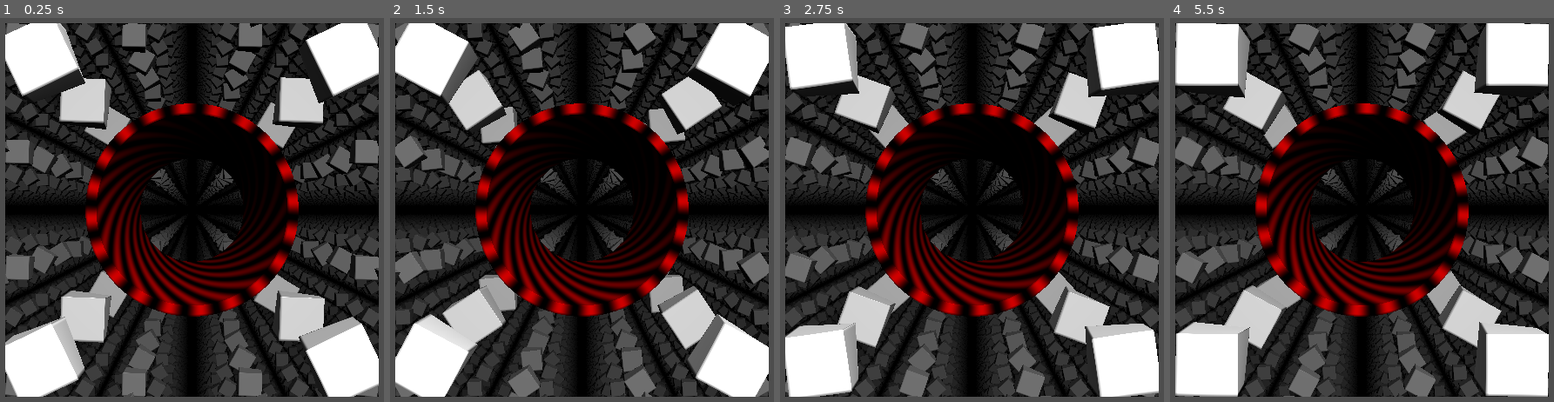
Above: before the commit, frames 1-4 (left to right).
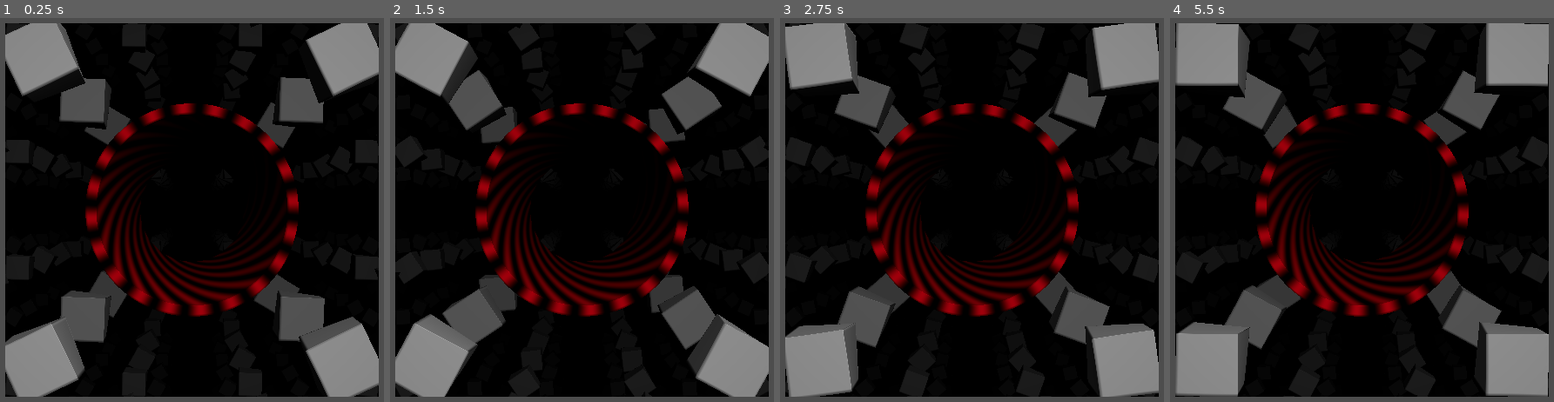
Above: after the commit, the same moments.

Repository: liggxibbler/godot_relativity
Game: Godot game, scene res://first.tscn
Same seed, same stepped clock (60 frames per second), same inputs: the game is played once before the commit and once after it.
Inputs:
- Up to frame 1 (0.25 s): no input
- Up to frame 2 (1.5 s): no input
- Up to frame 3 (2.75 s): no input
- Up to frame 4 (5.5 s): no input

The runs differ from the first frame. In frame 1, 54% of the frame differs, in the area x 1-99%, y 1-99%; in frame 2, 55%; in frame 3, 55%; in frame 4, 55%.

Commit message:
Added dutch camera controls, redefined SlowDown input, made faraway things darker.

Diff:
--- a/first.tscn
+++ b/first.tscn
@@ -22,6 +22,7 @@
 [node name="Node3D" type="Node3D"]
 
 [node name="MeshInstance3D" type="MeshInstance3D" parent="."]
+gi_mode = 0
 mesh = SubResource("QuadMesh_gofnk")
 script = ExtResource("2_su37p")
 
--- a/project.godot
+++ b/project.godot
@@ -19,7 +19,8 @@
 
 SlowDown={
 "deadzone": 0.5,
-"events": []
+"events": [Object(InputEventJoypadButton,"resource_local_to_scene":false,"resource_name":"","device":-1,"button_index":0,"pressure":0.0,"pressed":true,"script":null)
+]
 }
 LookRight={
 "deadzone": 0.5,
@@ -71,3 +72,13 @@
 "events": [Object(InputEventJoypadMotion,"resource_local_to_scene":false,"resource_name":"","device":-1,"axis":4,"axis_value":1.0,"script":null)
 ]
 }
+DutchRight={
+"deadzone": 0.5,
+"events": [Object(InputEventJoypadButton,"resource_local_to_scene":false,"resource_name":"","device":-1,"button_index":10,"pressure":0.0,"pressed":true,"script":null)
+]
+}
+DutchLeft={
+"deadzone": 0.5,
+"events": [Object(InputEventJoypadButton,"resource_local_to_scene":false,"resource_name":"","device":-1,"button_index":9,"pressure":0.0,"pressed":true,"script":null)
+]
+}
--- a/relativity.gd
+++ b/relativity.gd
@@ -11,6 +11,8 @@
 var viewForward = Vector3(1,0,0)
 var viewUp = Vector3(0,1,0)
 var viewRight = Vector3(0,0,1)
+
+var maxBoostSize = .5
 
 var lookSpeed = 1.0
 
@@ -105,6 +107,7 @@
 	var boostLeftRight = Input.get_axis("BoostLeft", "BoostRight")
 	var boostUpDown = Input.get_axis("BoostDown", "BoostUp")
 	var boostVector = boostBackForward * viewForward + boostLeftRight * viewRight +	boostUpDown * viewUp
+	boostVector *= maxBoostSize
 
 	handle_physics(
 		delta_scaled,
@@ -114,23 +117,30 @@
 
 	viewForward += delta * lookSpeed * Input.get_axis("LookLeft", "LookRight") * viewRight
 	viewForward += delta * lookSpeed * Input.get_axis("LookDown", "LookUp") * viewUp
+
 	viewForward = viewForward.normalized()
 
 	viewUp = viewRight.cross(viewForward)
 	viewUp = viewUp.normalized()
 	viewRight = viewForward.cross(viewUp)
 
+	var dutchAmount = delta * lookSpeed * Input.get_axis("DutchLeft", "DutchRight")
+	var newRight = cos(dutchAmount) * viewRight - sin(dutchAmount) * viewUp
+	var newUp = sin(dutchAmount) * viewRight + cos(dutchAmount) * viewUp
+	viewRight = newRight
+	viewUp = newUp
+
 	update_shader_values()
 
 func slow_down(delta : float):
 	if time_scale < 10.0:
-		time_scale += delta * 5.0
+		time_scale *= (1 + delta * 5.0)
 	else:
 		time_scale = 10.0
 
 func speed_up(delta : float):
 	if (time_scale > 1.0):
-		time_scale -= delta * 5.0
+		time_scale *= (1 - delta * 5.0)
 	else:
 		time_scale = 1.0
 
Not shown, changed: Shaders/common.gdshaderinc
Not shown, changed: Shaders/raymarch.gdshaderinc
